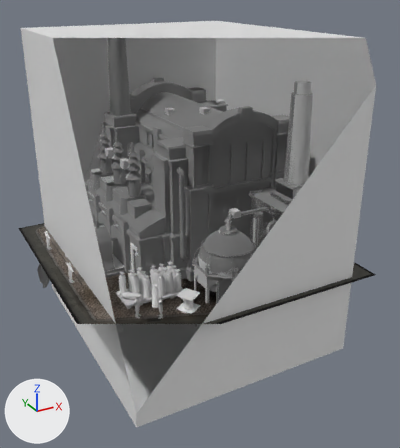
Before and after pictures for a commit that changed the glTF model [Addon] Small Gas Power Plant/data/jakob/buildings/public/small_gas_power_plant/small_gas_power_plant.gltf.
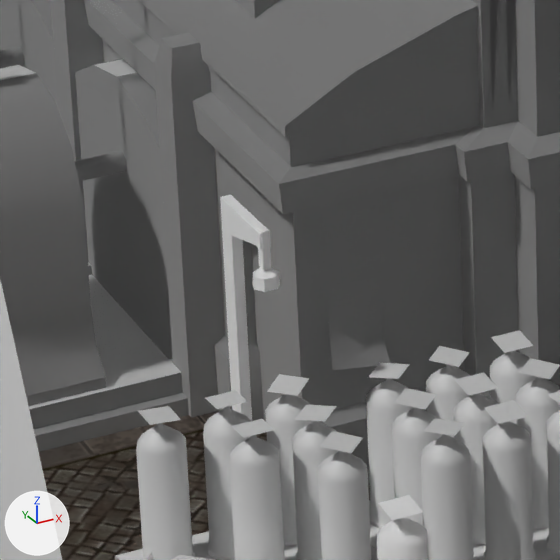
Each version is shown whole from a 50 mm lens placed at (-3.52, -6.99, 3.86), pointed at (0.15, -0.32, 0.53), then close up on the part from 25% to 44% of the width and 48% to 65% of the height. The axes (+X, +Y, +Z) are drawn at lower left. The lights are the same throughout. Everything nearer to the camera than a plane just in front of the edit is cut away. Objects named as collision shapes, trigger or cutter boxes, shadow casters or lower levels of detail are left out. Where no turn or scale is listed for an object, it has been applied to the vertices.

The first close-up shows 'bounding', 'electric', 'ground', 'model_lod0', 'prop_gas_0', 'prop_gas_pile_0', 'prop_gas_pile_1', 'prop_lamp_0'.
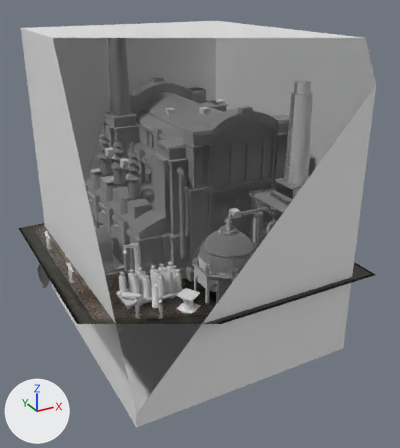
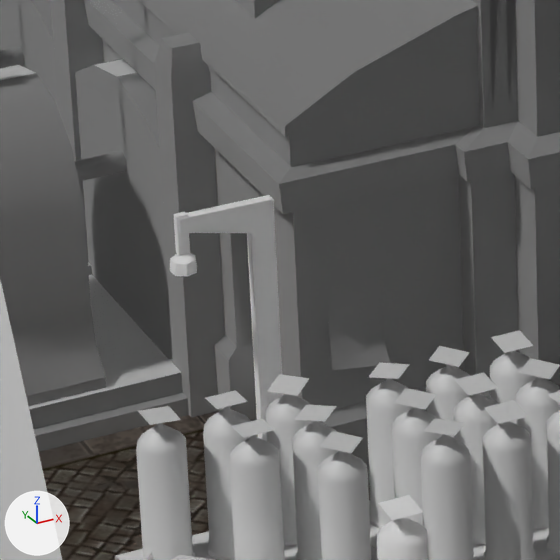
Changed parts and their boxes (x1, y1, x2, y2) in the close-ups (560 x 560 px):
'prop_lamp_0', moved, turned
    before: (220, 195, 280, 421)
    after: (170, 195, 283, 441)

The change, as a list of edits to the scene's bpy script:
```text
Change ob_prop_lamp_0:
    ob_prop_lamp_0.location: (-1.116, -0.786, 0.0) -> (-1.116, -0.763, 0.0)
    ob_prop_lamp_0.rotation_euler: (0.0, 0.0, 3.142) -> (0.0, 0.0, 1.603)  # degrees (0, 0, 180) -> degrees (0, 0, 92)
```
